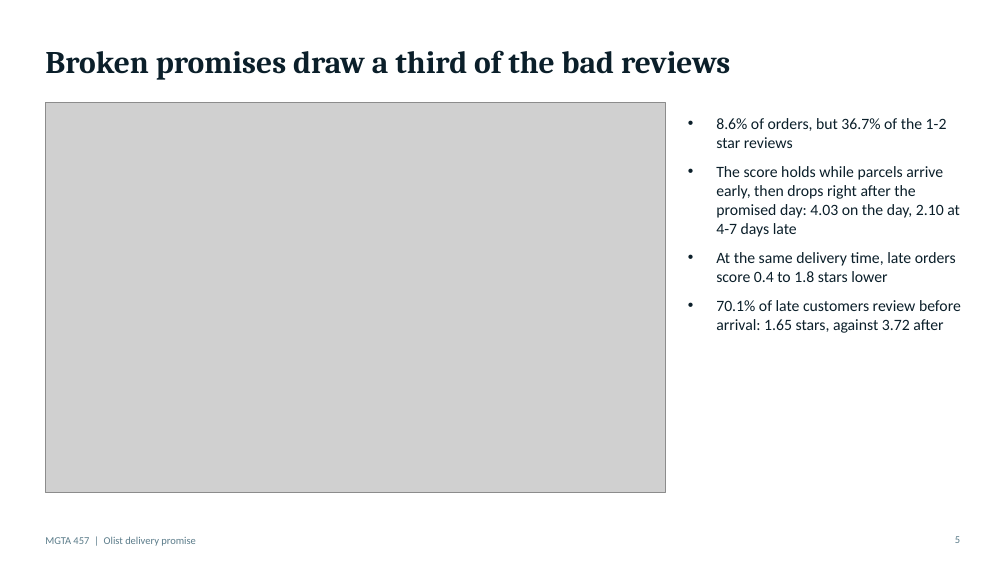
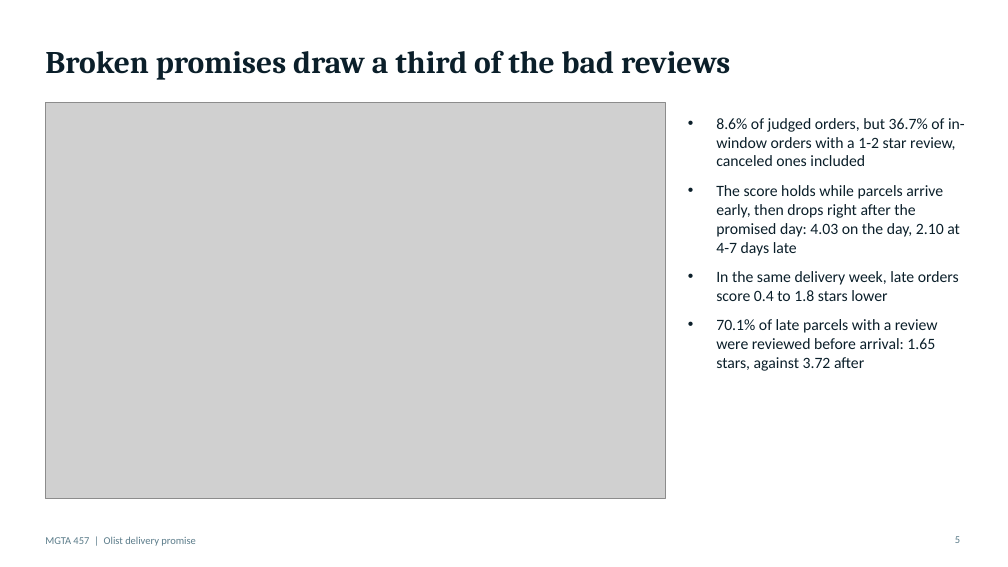
Before and after one commit to rsm-aaljarallah/mgta457-olist, a slide deck: slide 5 of deliverables/olist_presentation.pptx. Drawn at 1008x567 pixels with LibreOffice and Linux fonts; fonts in the diff are those of the drawing; grey boxes stand for pictures. Boxes give left, top, right and bottom in pixels: in the first picture for what was removed or moved away, otherwise in the second. Text is boxed around its words. In the diff, an @@ line names an element or a change of style, - is before the commit and + after.

```diff
--- a/deliverables/olist_presentation.pptx
+++ b/deliverables/olist_presentation.pptx
@@ picture: place and size @@
-picture at (45, 102, 665, 493)
+picture at (45, 102, 665, 499)
@@ text at (716, 118, 965, 166): text changed @@
-• 8.6% of orders, but 36.7% of the 1-2 star reviews
+• 8.6% of judged orders, but 36.7% of in-window orders with a 1-2 star review, canceled ones included
@@ text at (716, 271, 959, 371): text changed @@
-• At the same delivery time, late orders score 0.4 to 1.8 stars lower
-• 70.1% of late customers review before arrival: 1.65 stars, against 3.72 after
+• In the same delivery week, late orders score 0.4 to 1.8 stars lower
+• 70.1% of late parcels with a review were reviewed before arrival: 1.65 stars, against 3.72 after
```
Also in this commit, not shown: 7 other slides changed, 45 other files.
